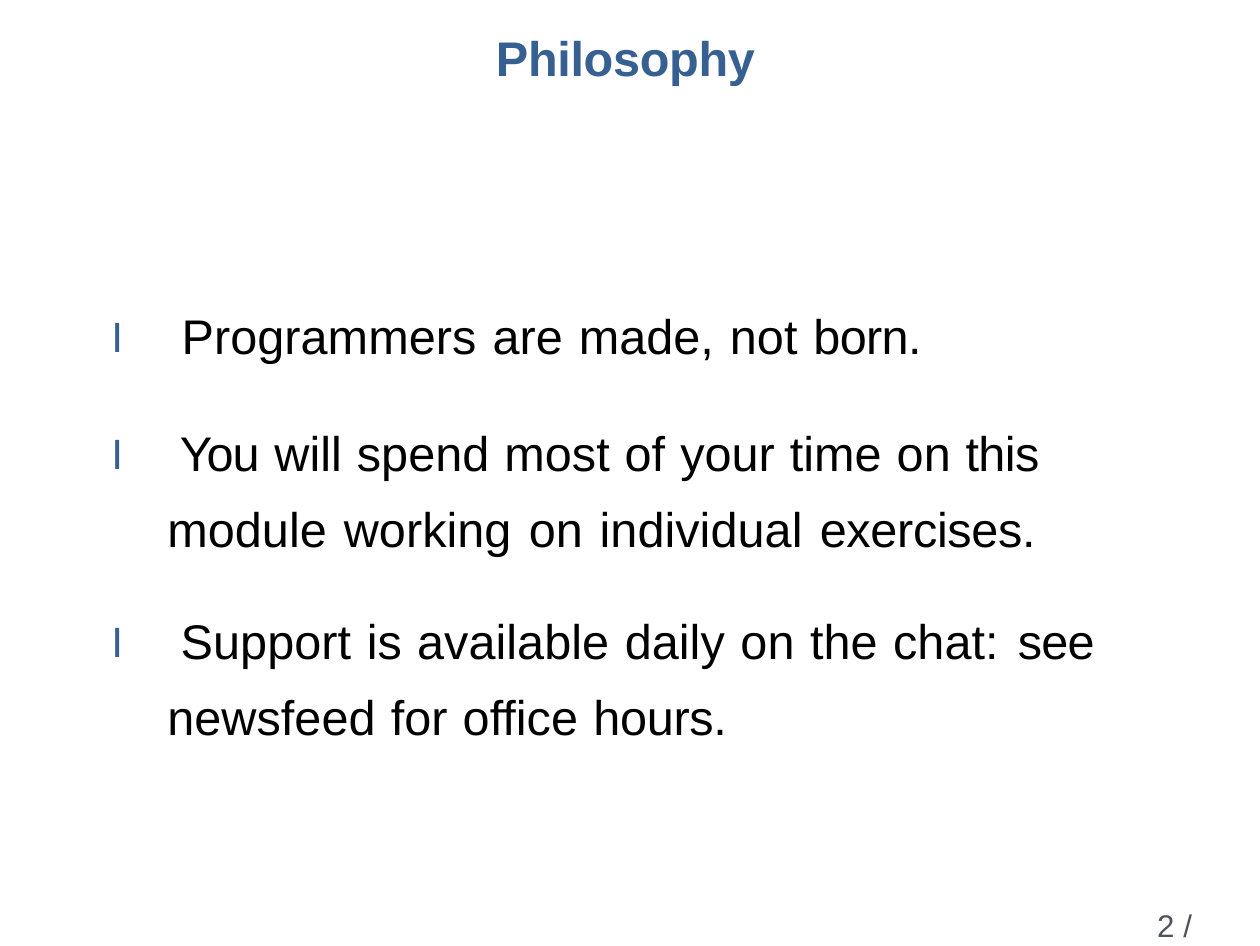
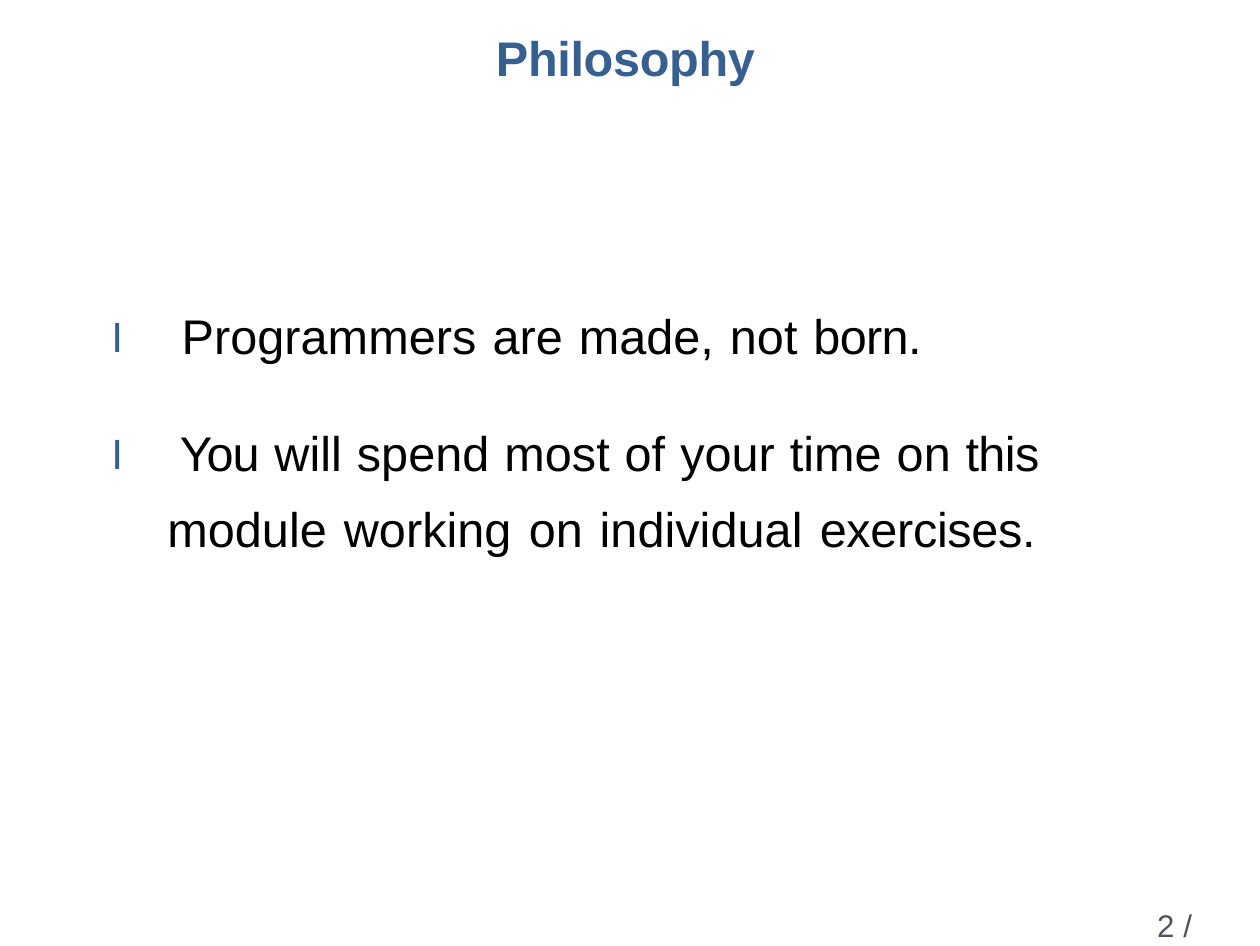
Before and after one commit to HarshaAsh/ML_AI_Training, a slide deck: slide 2 of Data Structures and Algorithms/DSA_L01.pptx. Drawn at 1260x946 pixels with LibreOffice and Linux fonts; fonts in the diff are those of the drawing. Boxes give left, top, right and bottom in pixels: in the first picture for what was removed or moved away, otherwise in the second. Text is boxed around its words. In the diff, an @@ line names an element or a change of style, - is before the commit and + after.

```diff
--- a/Data Structures and Algorithms/DSA_L01.pptx
+++ b/Data Structures and Algorithms/DSA_L01.pptx
@@ text at (111, 623, 1095, 736): paragraph removed @@
-I Support is available daily on the chat: see newsfeed for office hours.
```
Also in this commit, not shown: 1 slide removed, 1 other file.
